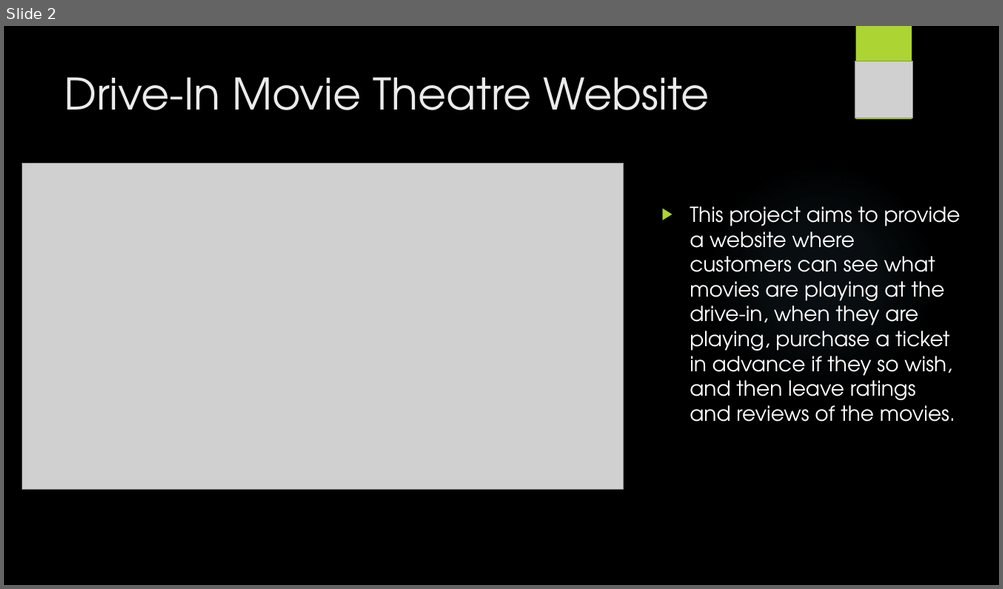
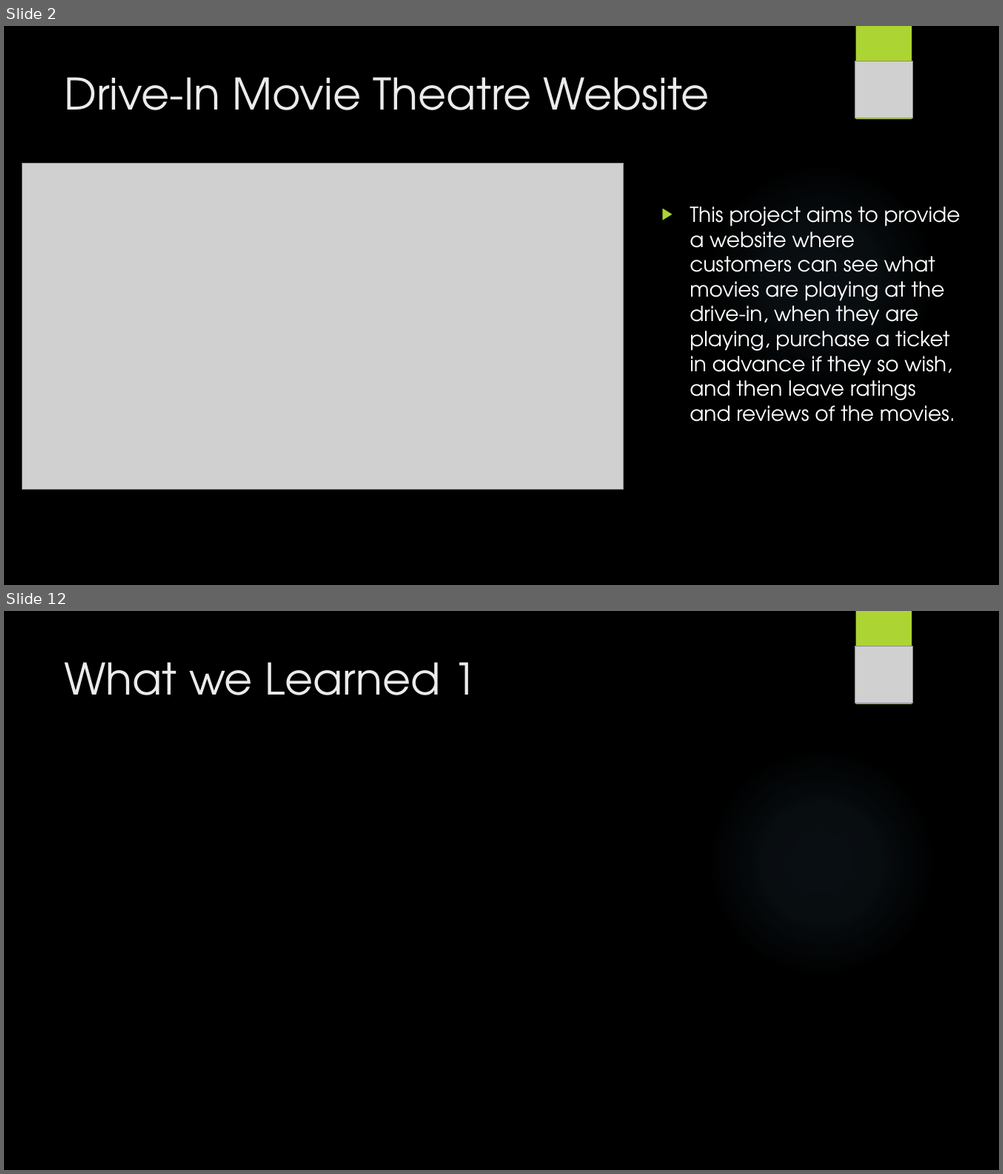
Before and after one commit to vladapple/MoonriseMovies, a slide deck: Files/MoonriseMoviesPresentation.pptx. Shown one above the other, each under a label of ours: slide 2 before the commit, slides 2 and 12 after it; the slides between them are not shown. The pictures are 1003x589 and 1003x1174 pixels, drawn with LibreOffice and Linux fonts; fonts in the diff are those of the drawing; grey boxes stand for pictures; background and template pictures are left out. Boxes give left, top, right and bottom in pixels: in the first picture for what was removed or moved away, otherwise in the second. Text is boxed around its words. In the diff, an @@ line names an element or a change of style, - is before the commit and + after.

```diff
--- a/Files/MoonriseMoviesPresentation.pptx
+++ b/Files/MoonriseMoviesPresentation.pptx
@@ slide 12 added at (x1=4, y1=611, x2=999, y2=1170), background picture (left out); not listed: 2 template elements that a slide beside it also shows @@
@@ picture added at (x1=854, y1=646, x2=912, y2=703) @@
@@ title added at (x1=64, y1=662, x2=477, y2=695), 42 pt, text #EBEBEB @@
+What we Learned 1
```
Also in this commit, not shown: 2 slides changed, 12 other slides added, 6 slides removed.
